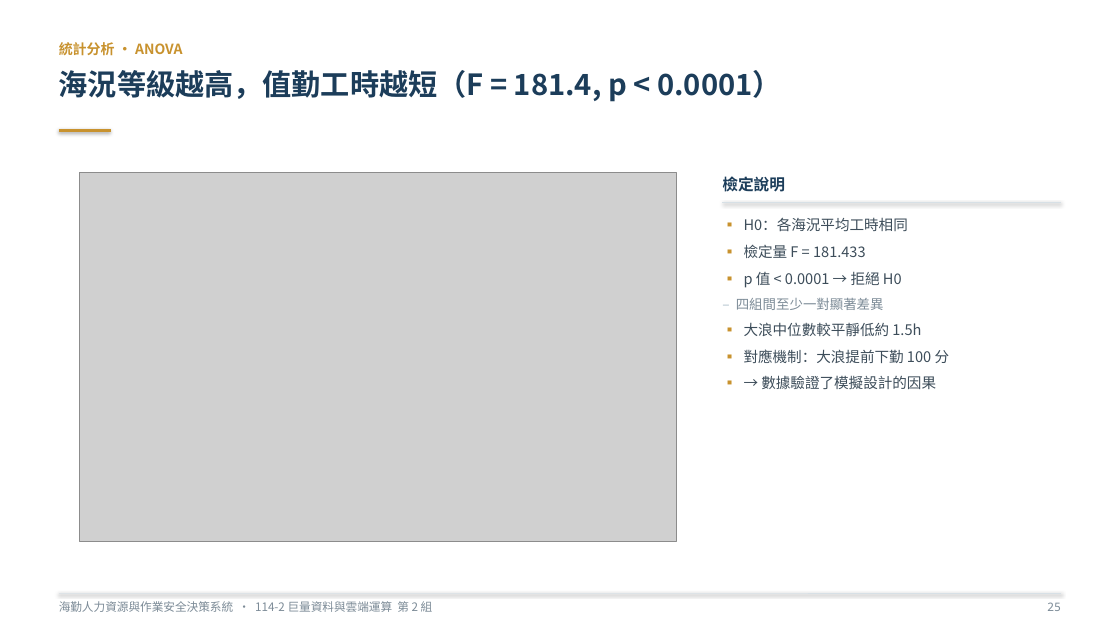
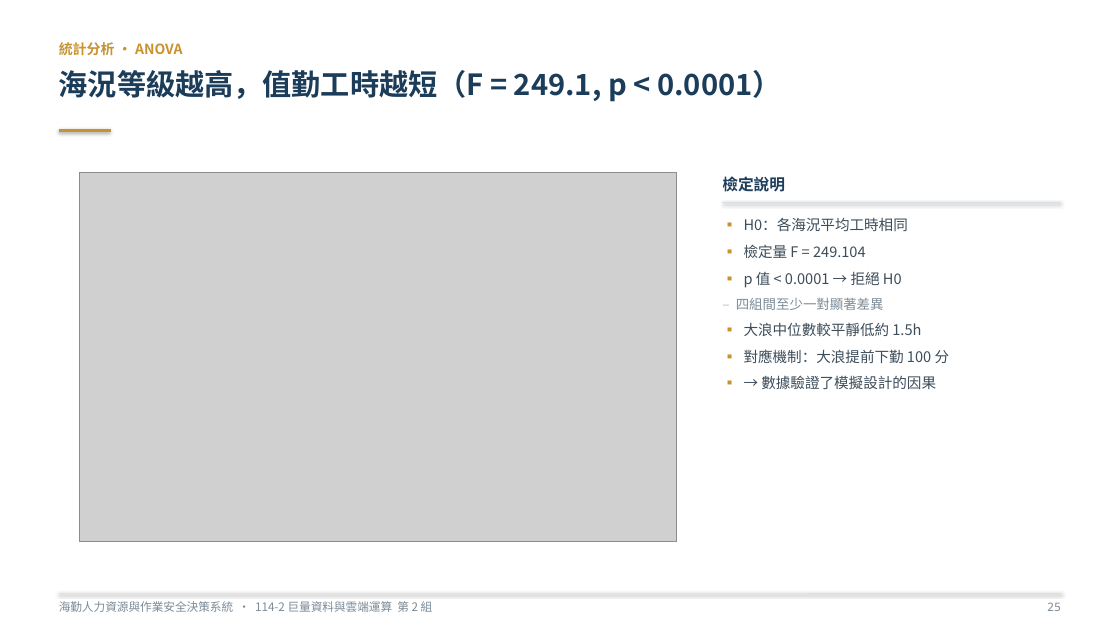
Before and after one commit to rocjveteran/114-2_BigDataCC-2nd, a slide deck: slide 32 of docs/slides/巨量資料與雲端運算技術_海勤人力資源與作業安全決策系統_黃宇平_傅瀚鋌_曾紹喆_劉家样_李翊丞_林秉賢.pptx. Drawn at 1120x630 pixels with LibreOffice and Linux fonts; fonts in the diff are those of the drawing; grey boxes stand for pictures. Boxes give left, top, right and bottom in pixels: in the first picture for what was removed or moved away, otherwise in the second. Text is boxed around its words. In the diff, an @@ line names an element or a change of style, - is before the commit and + after.

```diff
--- a/docs/slides/巨量資料與雲端運算技術_海勤人力資源與作業安全決策系統_黃宇平_傅瀚鋌_曾紹喆_劉家样_李翊丞_林秉賢.pptx
+++ b/docs/slides/巨量資料與雲端運算技術_海勤人力資源與作業安全決策系統_黃宇平_傅瀚鋌_曾紹喆_劉家样_李翊丞_林秉賢.pptx
@@ text at (x1=59, y1=70, x2=782, y2=102): text changed @@
-海況等級越高，值勤工時越短（F = 181.4, p < 0.0001）
+海況等級越高，值勤工時越短（F = 249.1, p < 0.0001）
@@ text at (x1=744, y1=244, x2=866, y2=258): text changed @@
-▪ 檢定量 F = 181.433
+▪ 檢定量 F = 249.104
```
Also in this commit, not shown: 18 other slides changed, 1 slide added, 37 other files.
